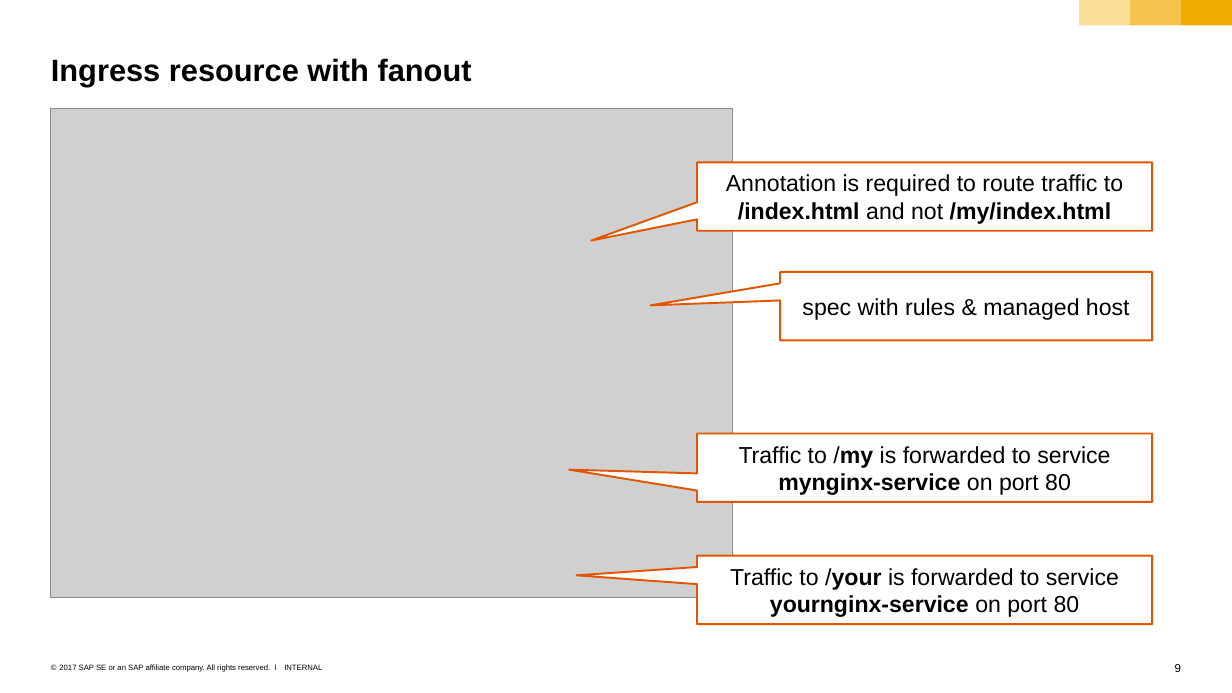
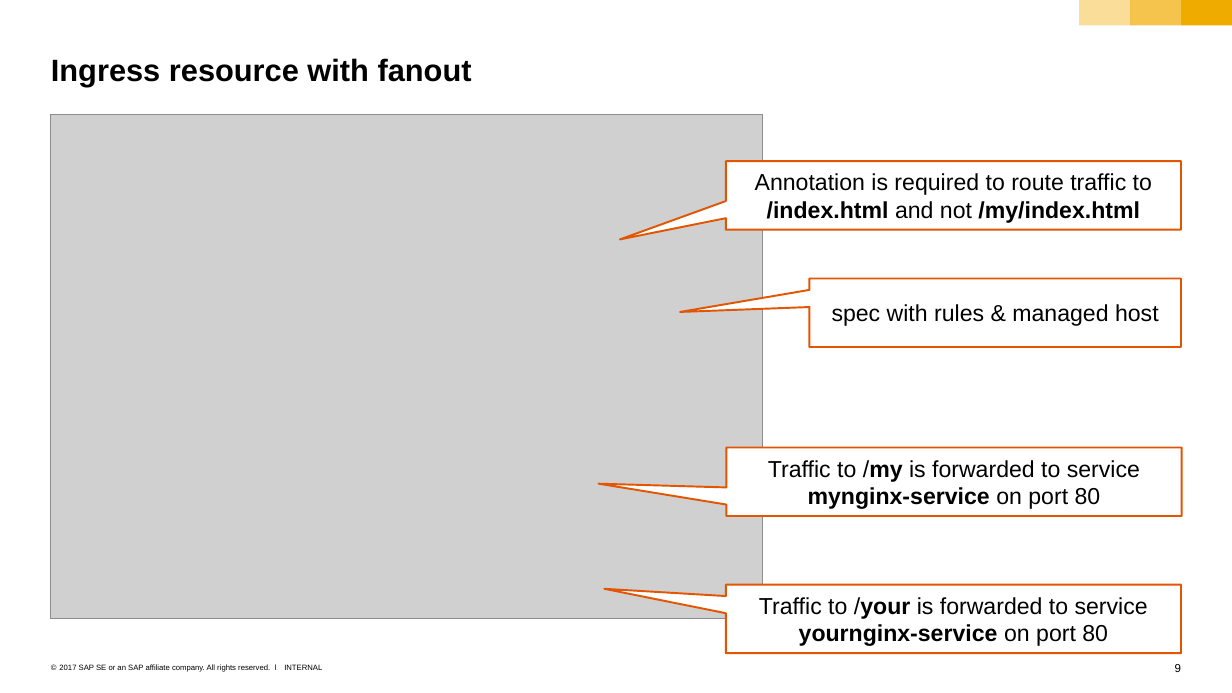
Before and after one commit to cuijiyao01/docker-k8s-training, a slide deck: slide 9 of kubernetes/09_ingress.pptx. Drawn at 1232x693 pixels with LibreOffice and Linux fonts; fonts in the diff are those of the drawing; grey boxes stand for pictures. Boxes give left, top, right and bottom in pixels: in the first picture for what was removed or moved away, otherwise in the second. Text is boxed around its words. In the diff, an @@ line names an element or a change of style, - is before the commit and + after.

```diff
--- a/kubernetes/09_ingress.pptx
+++ b/kubernetes/09_ingress.pptx
@@ picture: place and size @@
-picture at [51,109,732,598]
+picture at [51,115,763,619]
@@ speech box "Annotation is required to route ...": place and size @@
-speech box "Annotation is required to route ..." at [697,163,1153,231]
+speech box "Annotation is required to route ..." at [726,161,1181,229]
@@ speech box "spec with rules & managed ...": place and size @@
-speech box "spec with rules & managed ..." at [779,272,1152,340]
+speech box "spec with rules & managed ..." at [809,278,1180,346]
@@ speech box "Traffic to /my is forwarded ...": place and size @@
-speech box "Traffic to /my is forwarded ..." at [697,433,1153,501]
+speech box "Traffic to /my is forwarded ..." at [726,447,1181,515]
@@ speech box "Traffic to /your is forwarded ...": place and size @@
-speech box "Traffic to /your is forwarded ..." at [697,555,1153,623]
+speech box "Traffic to /your is forwarded ..." at [726,585,1181,653]
@@ speech box "Traffic to /your is forwarded ..." at [726,585,1181,653]: proportions changed @@
```
Also in this commit, not shown: 1 other slide changed.
